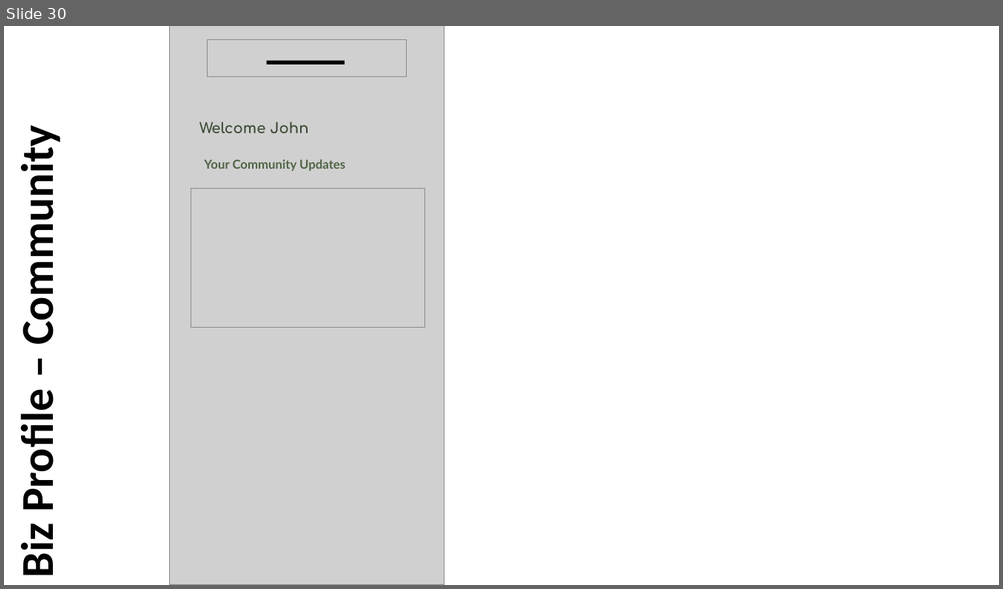
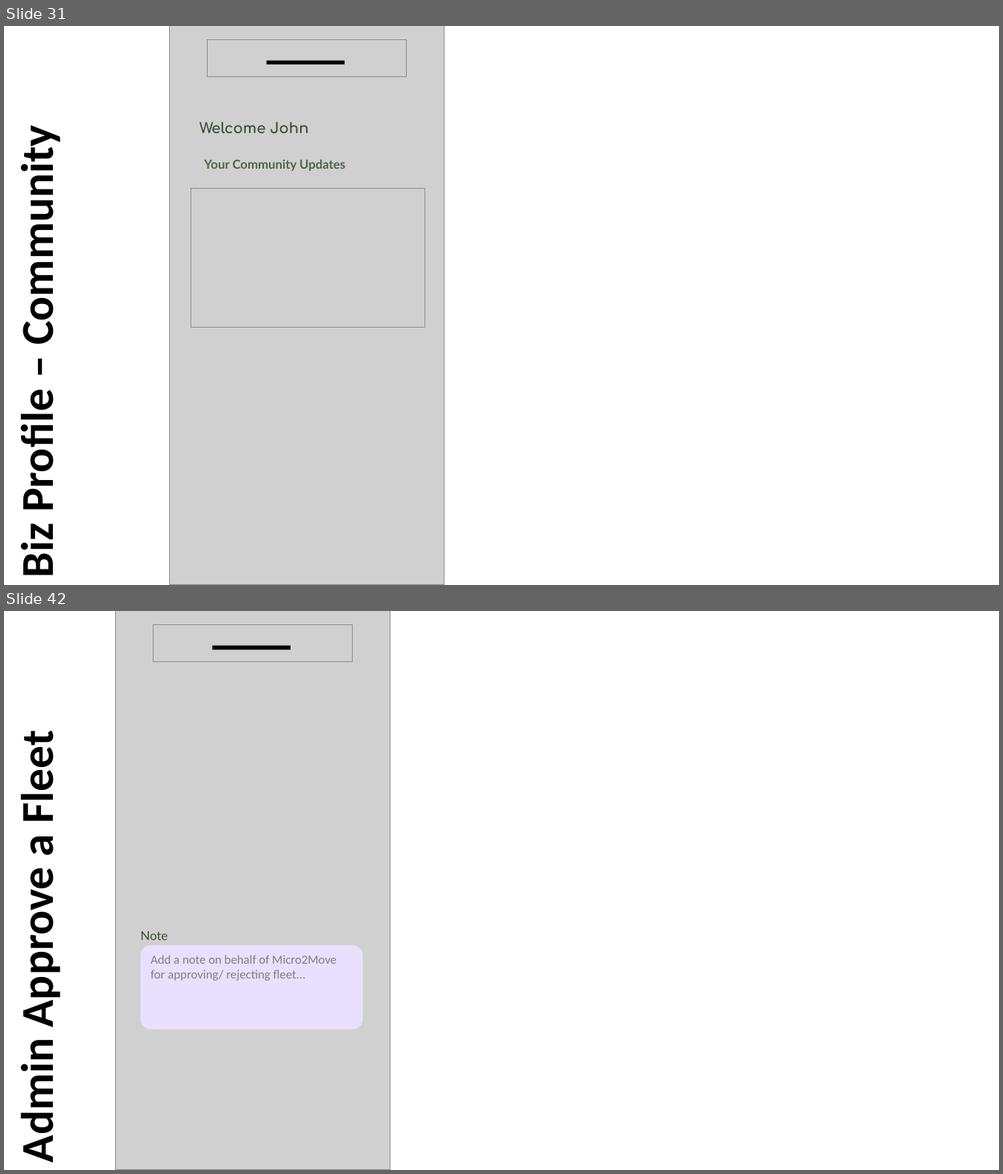
Before and after one commit to anodiamadmin/Micro2Move, a slide deck: BusinessAnalysis/Wireframes/WireframesA.pptx. Shown one above the other, each under a label of ours: slide 30 before the commit, slides 31 and 42 after it; the slides between them are not shown. The pictures are 1003x589 and 1003x1174 pixels, drawn with LibreOffice and Linux fonts; fonts in the diff are those of the drawing; grey boxes stand for pictures. Boxes give left, top, right and bottom in pixels: in the first picture for what was removed or moved away, otherwise in the second. Text is boxed around its words. In the diff, an @@ line names an element or a change of style, - is before the commit and + after.

```diff
--- a/BusinessAnalysis/Wireframes/WireframesA.pptx
+++ b/BusinessAnalysis/Wireframes/WireframesA.pptx
@@ slide 42 added at (x1=4, y1=611, x2=999, y2=1170), background #FFFFFF @@
@@ picture added at (x1=116, y1=611, x2=390, y2=1170) @@
@@ picture added at (x1=153, y1=624, x2=353, y2=662) @@
@@ rectangle added at (x1=212, y1=645, x2=290, y2=649), fill #000000 @@
@@ rectangle added at (x1=212, y1=646, x2=290, y2=649), fill #000000 @@
@@ text added at (x1=10, y1=739, x2=65, y2=1159), 44 pt, text #000000, bold @@
+Admin Approve a Fleet
@@ text added at (x1=140, y1=931, x2=168, y2=940), 12 pt, text #3C4B34 @@
+Note
@@ rounded rectangle added at (x1=141, y1=945, x2=363, y2=1030), fill #E9E0FF, 12 pt, text #7F7F7F @@
+Add a note on behalf of Micro2Move for approving/ rejecting fleet...
@@ what was slide 30 is now slide 31 @@
```
Also in this commit, not shown: 5 slides changed, 17 other slides added, 2 slides removed.
